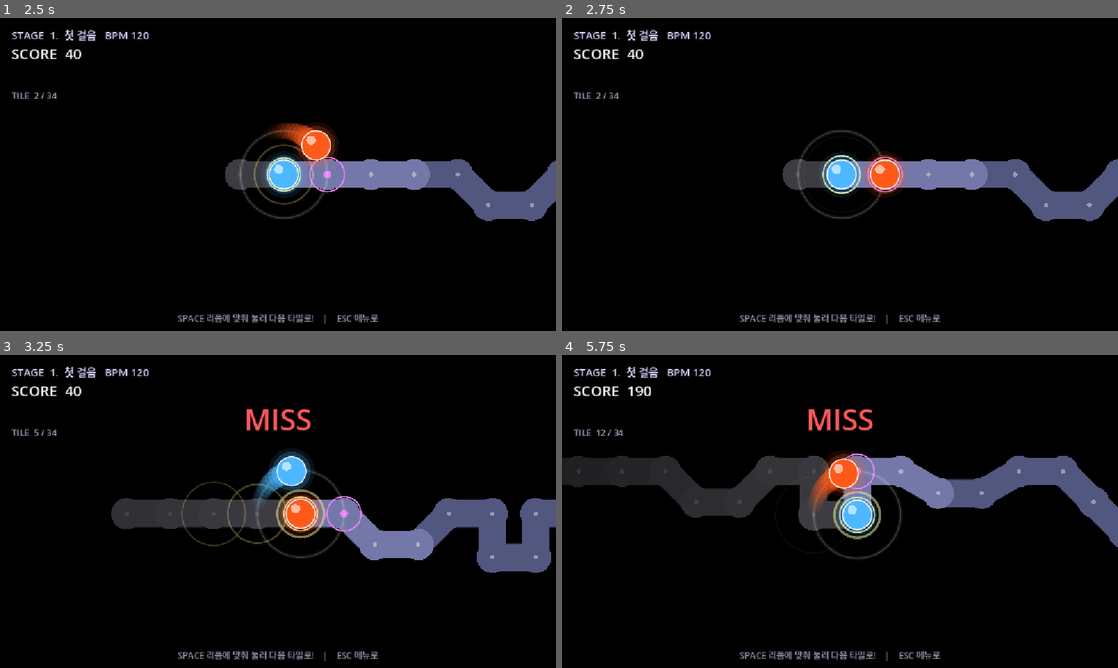
Above: before the commit, frames 1-4 (two rows, left to right).
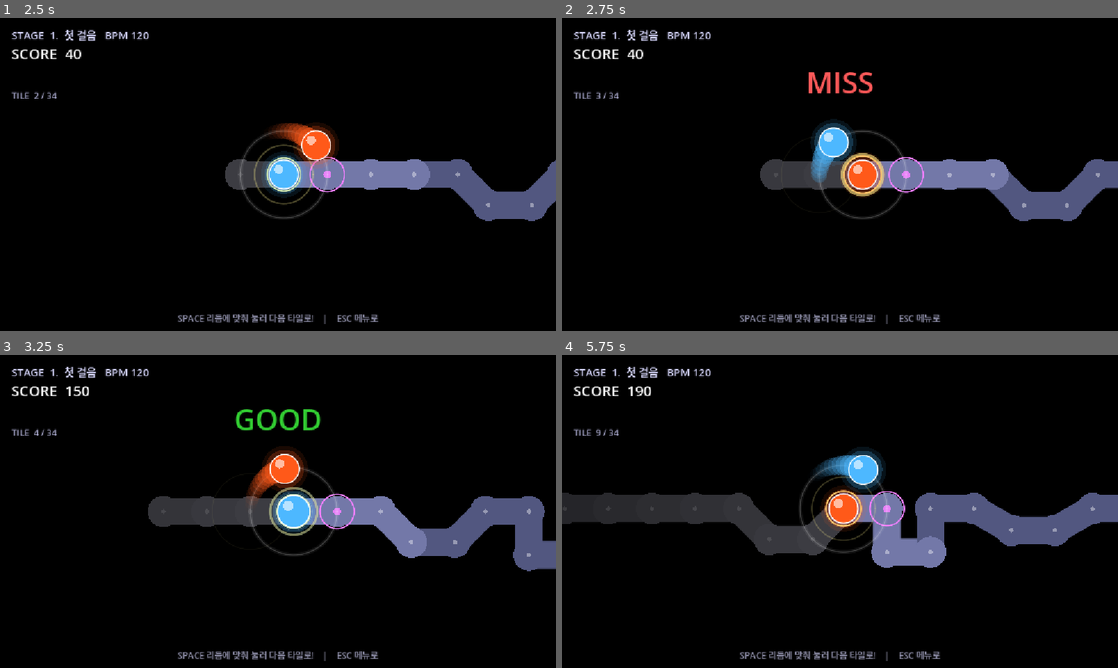
Above: after the commit, the same moments.

Repository: dlatlgn/adofai-prototype
Game: Godot game, scene res://scenes/StageSelect.tscn
Same seed, same stepped clock (60 frames per second), same inputs: the game is played once before the commit and once after it.
Inputs:
- Up to frame 1 (2.5 s): tap Enter at 0.5, 0.6, 2.1 s; hold Up 0.53-1.28 s; tap Space at 0.77, 1.52 s; hold Down 1.28-2.03 s; tap Keypad Enter at 1.35 s; hold Up from 2.03 s (still down)
- Up to frame 2 (2.75 s): keep holding Up
- Up to frame 3 (3.25 s): keep holding Up; tap Keypad Enter at 2.85 s; tap Space at 3.02 s
- Up to frame 4 (5.75 s): release Up at 3.53 s; hold Down from 3.53 s (still down); tap Enter at 3.6, 5.1 s; tap Space at 3.77, 4.52 s; tap Keypad Enter at 4.35 s

Frame 1 is identical in both runs. In frame 2, 6.2% of the frame differs, in the area x 6-100%, y 17-65%; in frame 3, 9.5%; in frame 4, 19%, in the area x 0-100%, y 17-68%.

Commit message:
Remove miss residual time and guard against double-advance
- 자동 미스 트리거를 pair.beat_time + T_BAD → pair.beat_time 으로 변경
  (170ms 잔류 → 즉시 미스)
- _try_hit 에 diff < -T_BAD 조기 입력 무시 가드 추가
  (자동 미스 직후 늦은 입력이 다음 회전에 반영되어 이중 진행되는 것 방지)

Diff:
--- a/scripts/Main.gd
+++ b/scripts/Main.gd
@@ -168,8 +168,8 @@
 		if _j_timer <= 0.0 and not _cleared:
 			_judgment_lbl.text = ""
 
-	# 자동 미스
-	if running and pair.elapsed > pair.beat_time + T_BAD:
+	# 자동 미스 : 타겟 도달 즉시 (잔류 시간 삭제)
+	if running and pair.elapsed > pair.beat_time:
 		_register_miss()
 		_advance()
 
@@ -238,6 +238,10 @@
 	if not running:
 		return
 	var diff: float     = pair.elapsed - pair.beat_time
+	# 자동 미스 직후 다음 회전으로 넘어간 상황에서 늦은 입력이 이중 진행을 일으키지 않도록,
+	# 판정창 밖의 극단적 조기 입력은 무시.
+	if diff < -T_BAD:
+		return
 	var abs_diff: float = absf(diff)
 
 	if abs_diff <= T_PERFECT:
